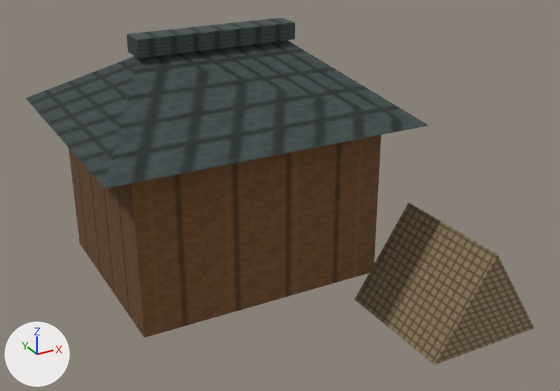
One commit to the glTF model app/src/main/assets/3d/field/domestic-BARRACKS-1-lod2.glb: the scene before it, then after it.
One viewpoint serves both versions: a 50 mm camera at (-0.623, -1.143, 0.784) aimed at (-0.003, -0.015, 0.22). Every picture has the same lights, and +X, +Y and +Z are marked at lower left. The picture after the commit comes second. Vertices at exactly the same position are counted once.
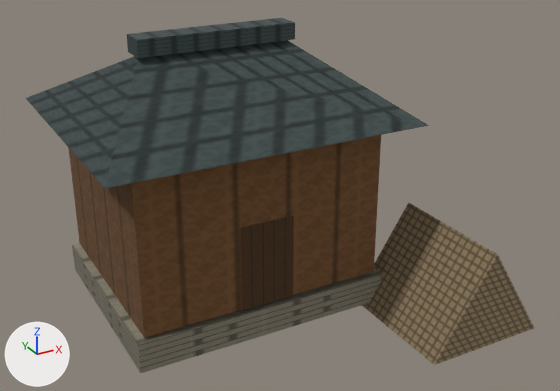
Edits to the bpy script that builds the scene:
```text
Change me_mesh_0:
    used by ob_mesh_0; location = (0.0, 0.0, 0.0)
    verts and faces of me_mesh_0; kept vertices keep their numbers, new ones are numbered from 28
    remove me_mesh_0.from_pydata(...)  # 28 vertices, 32 faces; spans x -0.361..0.355, y -0.32..0.327, z 0.0..0.513
    add me_mesh_0.from_pydata(...)  # 40 vertices, 44 faces; spans x -0.361..0.355, y -0.32..0.327, z 0.0..0.513
    me_mesh_0 part 1: the loose piece of 8 vertices spanning x -0.305..0.145, y -0.11..0.27, z 0.07..0.365 is copied, and the copy is scaled about its middle by (1.06, 1.04, 0.186), then moved by (0.0, 0.0, -0.18); it spans x -0.319..0.159, y -0.118..0.278, z 0.01..0.065
    me_mesh_0 part 2
    add verts[28] = (-0.13, -0.113, 0.07)  # pixel (242, 310)
    add verts[29] = (-0.031, -0.113, 0.07)  # pixel (292, 295)
    add verts[30] = (-0.031, -0.113, 0.227)  # pixel (293, 215)
    add verts[31] = (-0.13, -0.113, 0.227)  # pixel (240, 227)
    add faces += [(28, 29, 30), (28, 30, 31)]
```

Location of each change, (x1, y1, x2, y2) in pixels of the pictures (560 x 391 px):
'Mesh_0', reshaped: before (26, 18, 534, 365); after (26, 18, 534, 373)
part 1 of me_mesh_0, added: after (72, 244, 382, 373)
part 2 of me_mesh_0, added (brown): after (241, 216, 294, 310)
